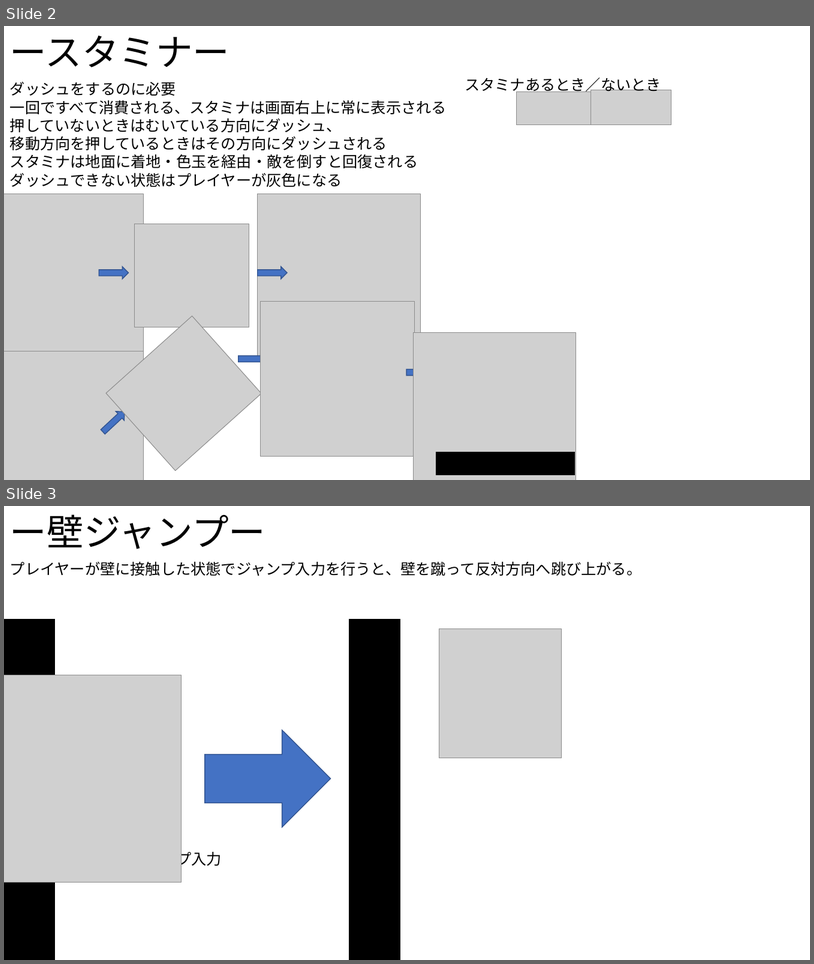
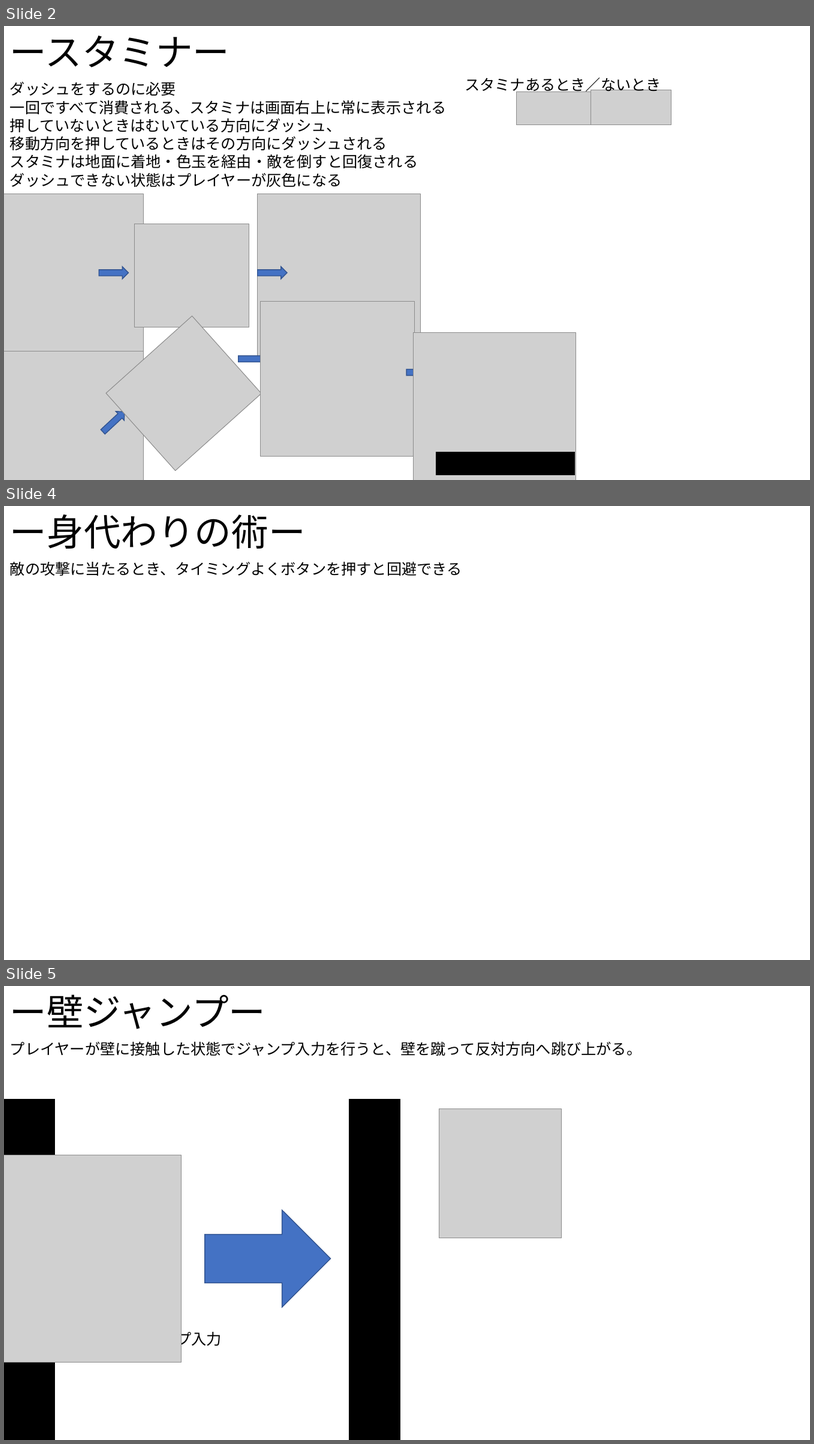
Before and after one commit to Shingo-Takenaka/Employment-work, a slide deck: 仕様書/Ninja.pptx. Shown one above the other, each under a label of ours: slides 2 and 3 before the commit, slides 2, 4 and 5 after it; the slides between them are not shown. The pictures are 814x964 and 814x1444 pixels, drawn with LibreOffice and Linux fonts; fonts in the diff are those of the drawing; grey boxes stand for pictures. Boxes give left, top, right and bottom in pixels: in the first picture for what was removed or moved away, otherwise in the second. Text is boxed around its words. In the diff, an @@ line names an element or a change of style, - is before the commit and + after.

```diff
--- a/仕様書/Ninja.pptx
+++ b/仕様書/Ninja.pptx
@@ slide 4 added at box(4, 506, 810, 960), background #FFFFFF @@
@@ text added at box(10, 514, 306, 549), 44 pt, text #000000 @@
+ー身代わりの術ー
@@ text added at box(10, 561, 462, 576), 18 pt, text #000000 @@
+敵の攻撃に当たるとき、タイミングよくボタンを押すと回避できる
@@ what was slide 3 is now slide 5 @@
```
Also in this commit, not shown: 1 slide changed, 1 other slide added, 4 other files.
